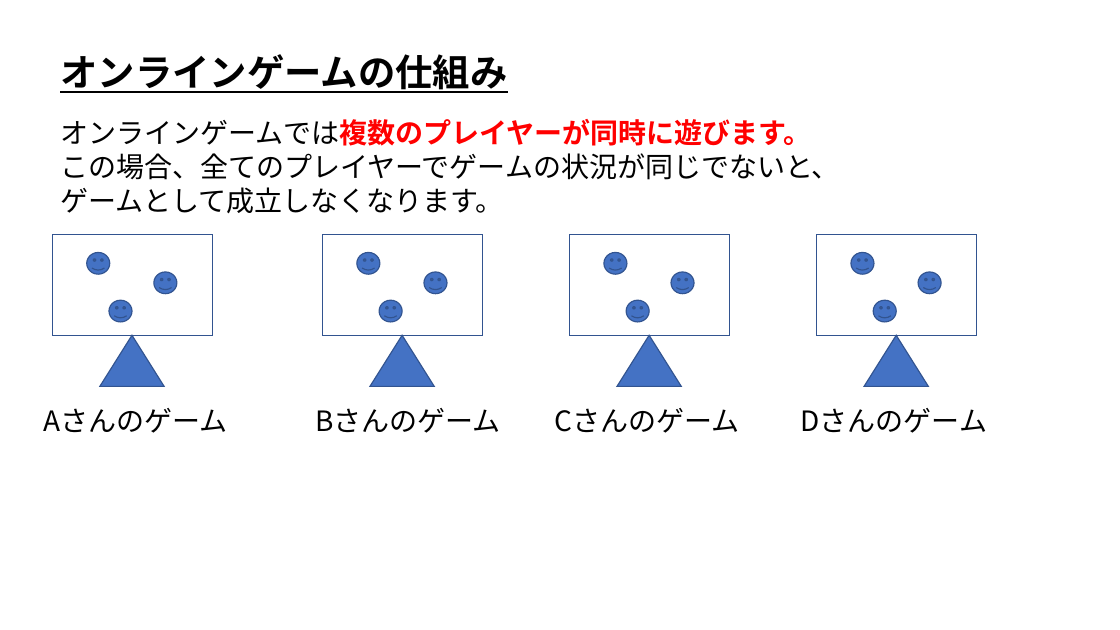
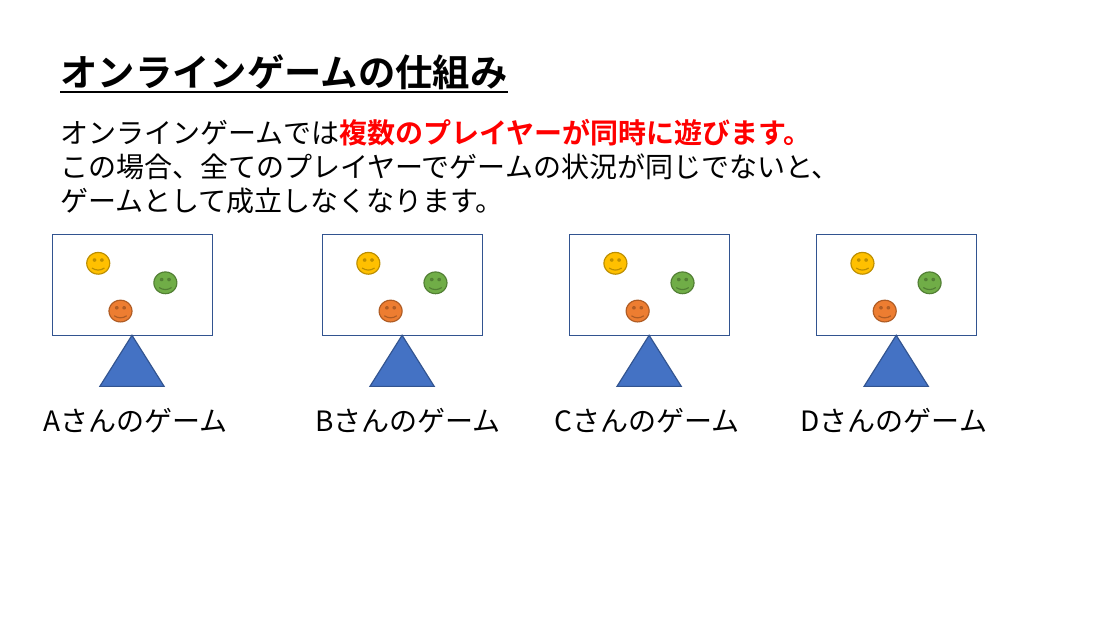
Before and after one commit to ArakiYusuke-Ohara/Textbook, a slide deck: slide 1 of ゲーム科3年/00_前期/オンラインゲームプログラミングⅠ/00_オンラインゲームの仕組み.pptx. Drawn at 1120x630 pixels with LibreOffice and Linux fonts; fonts in the diff are those of the drawing. Boxes give left, top, right and bottom in pixels: in the first picture for what was removed or moved away, otherwise in the second. Text is boxed around its words. In the diff, an @@ line names an element or a change of style, - is before the commit and + after.

```diff
--- a/ゲーム科3年/00_前期/オンラインゲームプログラミングⅠ/00_オンラインゲームの仕組み.pptx
+++ b/ゲーム科3年/00_前期/オンラインゲームプログラミングⅠ/00_オンラインゲームの仕組み.pptx
@@ fill #4472C4 to #FFC000; outline #325491 1 pt to #BD8E00 1 pt in 4 elements at (x1=87, y1=253, x2=109, y2=275), (x1=357, y1=253, x2=380, y2=275), (x1=604, y1=253, x2=627, y2=275), (x1=851, y1=253, x2=874, y2=275) @@
@@ fill #4472C4 to #70AD47; outline #325491 1 pt to #538035 1 pt in 4 elements at (x1=154, y1=272, x2=176, y2=294), (x1=424, y1=272, x2=447, y2=294), (x1=671, y1=272, x2=694, y2=294), (x1=918, y1=272, x2=941, y2=294) @@
@@ fill #4472C4 to #ED7D31; outline #325491 1 pt to #AF5C24 1 pt in 4 elements at (x1=109, y1=300, x2=132, y2=322), (x1=379, y1=300, x2=402, y2=322), (x1=626, y1=300, x2=649, y2=322), (x1=874, y1=300, x2=897, y2=322) @@
```
Also in this commit, not shown: 2 other files.
